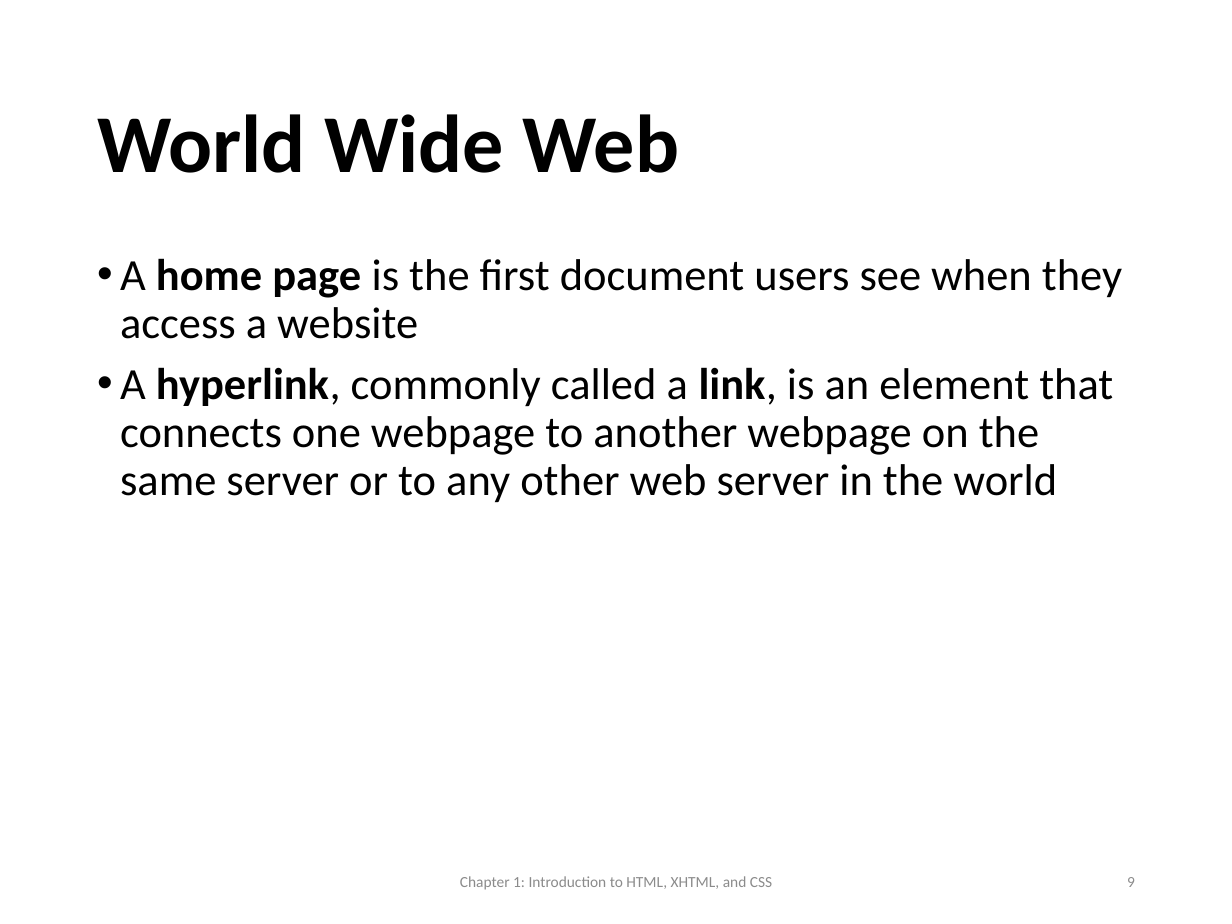
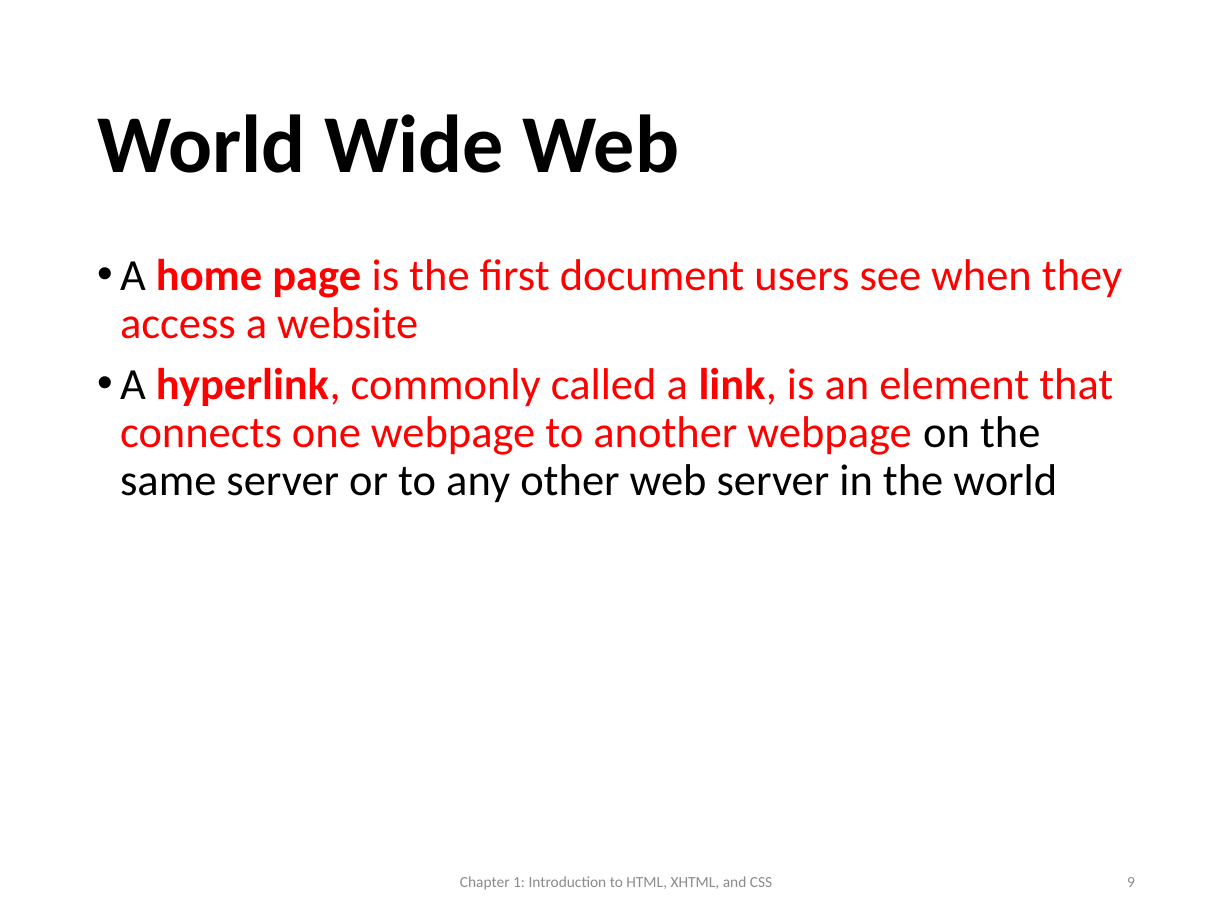
Before and after one commit to shyed2001/Utsho, a slide deck: slide 9 of WPDD202/Chapter 01.pptx. Drawn at 1232x924 pixels with LibreOffice and Linux fonts; fonts in the diff are those of the drawing; background and template pictures are left out. Boxes give left, top, right and bottom in pixels: in the first picture for what was removed or moved away, otherwise in the second. Text is boxed around its words. In the diff, an @@ line names an element or a change of style, - is before the commit and + after.

```diff
--- a/WPDD202/Chapter 01.pptx
+++ b/WPDD202/Chapter 01.pptx
@@ text "A home page is the ..." at [120, 258, 1122, 503]: text colour #000000 to #FF0000 in "home page is the first document users ...", "hyperlink, commonly called a link, is an ..." @@
```
Also in this commit, not shown: 13 other slides changed.
